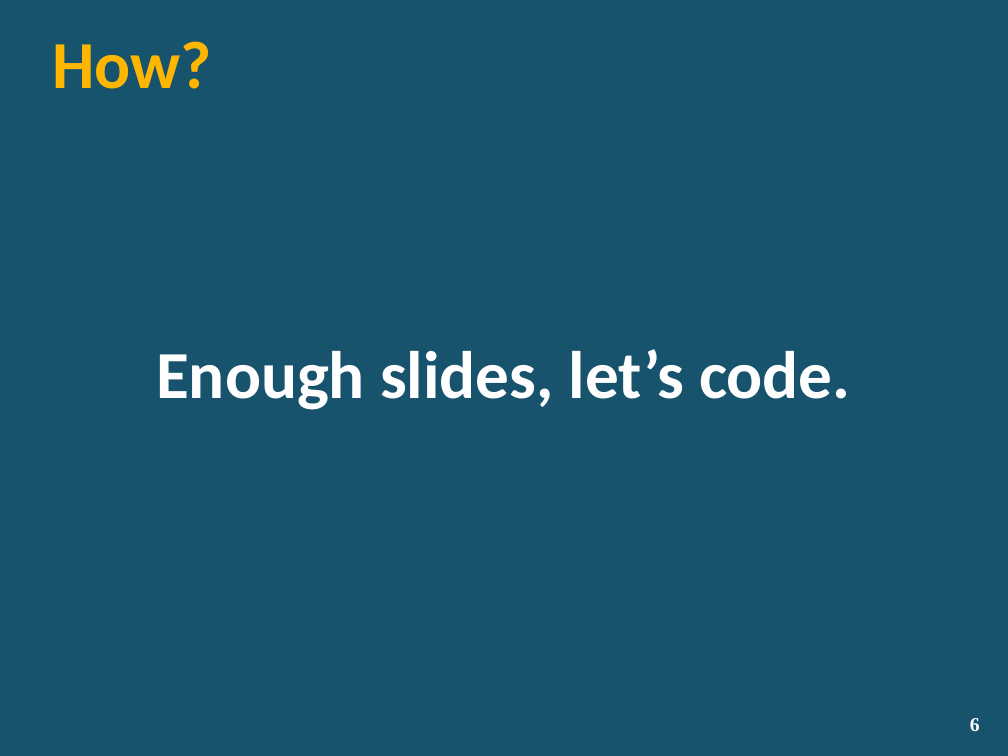
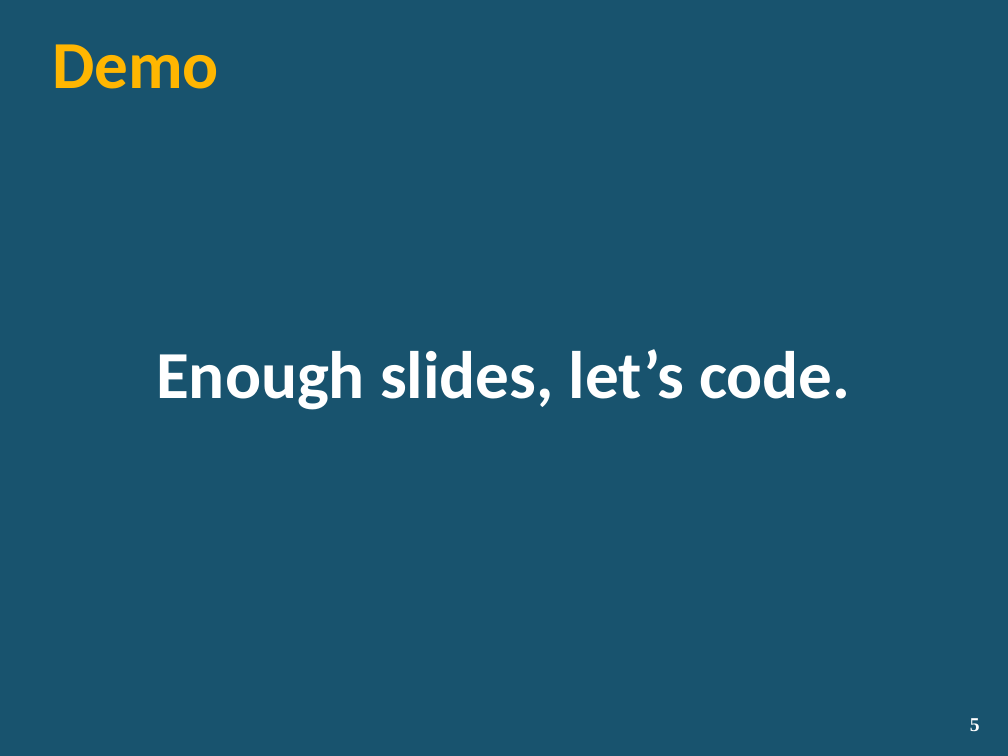
Before and after one commit to lozanotek/RefreshWithNuGet, a slide deck: slide 5 of slides/RefreshWithNuGet.pptx (slide 6 before the commit). Drawn at 1008x756 pixels with LibreOffice and Linux fonts; fonts in the diff are those of the drawing; background and template pictures are left out. Boxes give left, top, right and bottom in pixels: in the first picture for what was removed or moved away, otherwise in the second. Text is boxed around its words. In the diff, an @@ line names an element or a change of style, - is before the commit and + after.

```diff
--- a/slides/RefreshWithNuGet.pptx
+++ b/slides/RefreshWithNuGet.pptx
@@ title at (52, 44, 219, 89): text changed @@
-How?
+Demo
@@ page number at (970, 718, 980, 732): text changed @@
-6
+5
```
Also in this commit, not shown: 1 slide removed.
